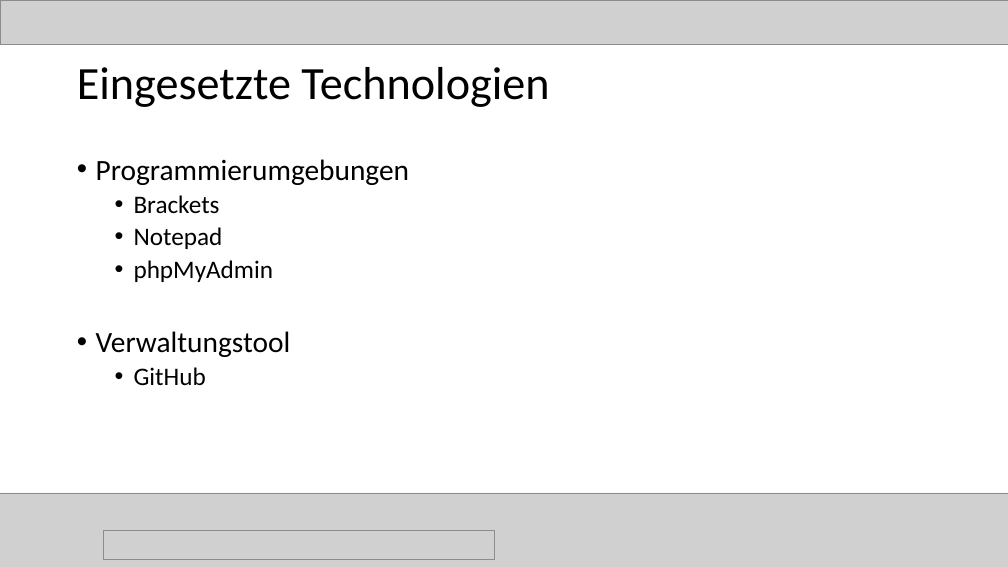
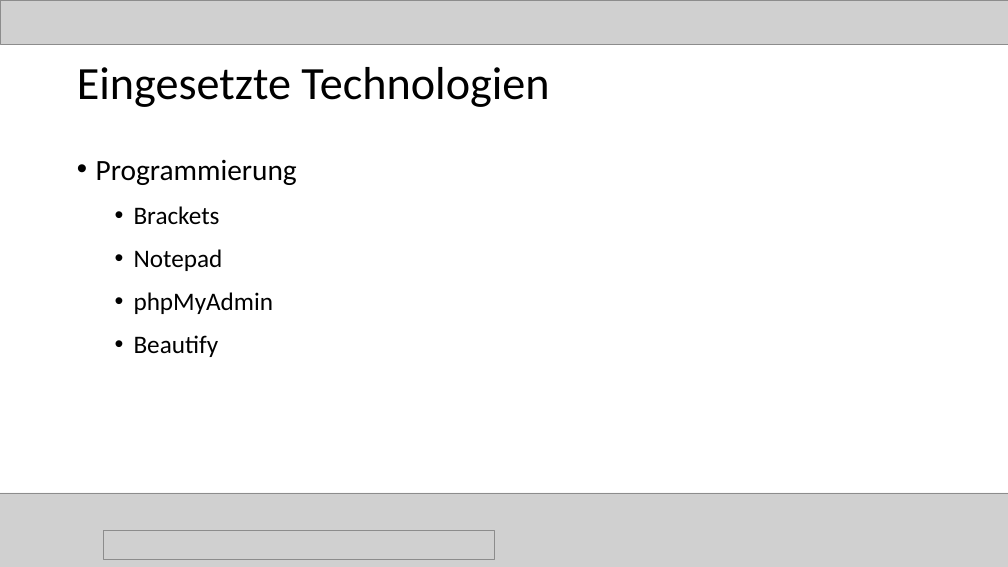
Before and after one commit to magharmi/StudentenFuerStudenten, a slide deck: slide 7 of Power Point/final.pptx (slide 10 before the commit). Drawn at 1008x567 pixels with LibreOffice and Linux fonts; fonts in the diff are those of the drawing; grey boxes stand for pictures. Boxes give left, top, right and bottom in pixels: in the first picture for what was removed or moved away, otherwise in the second. Text is boxed around its words. In the diff, an @@ line names an element or a change of style, - is before the commit and + after.

```diff
--- a/Power Point/final.pptx
+++ b/Power Point/final.pptx
@@ text at (96,160,297,185): text changed @@
-• Programmierumgebungen
+• Programmierung
@@ text at (134,206,274,314): line spacing 0.9 to 36pt @@
@@ text at (134,335,219,357): text changed; size 28 to 24 pt @@
-• Verwaltungstool
-  • GitHub
+  • Beautify
```
Also in this commit, not shown: 7 other slides changed, 7 slides added, 6 slides removed.
